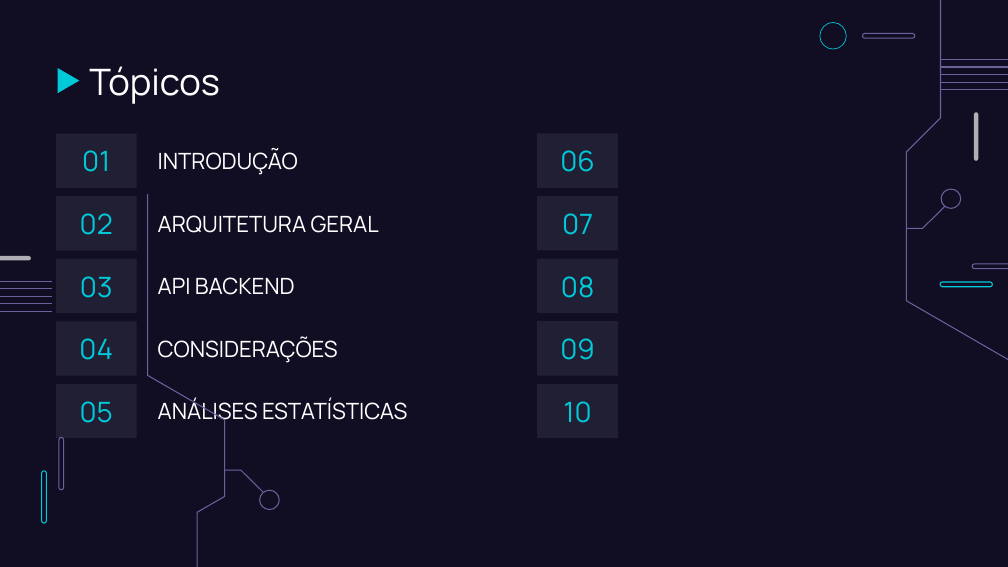
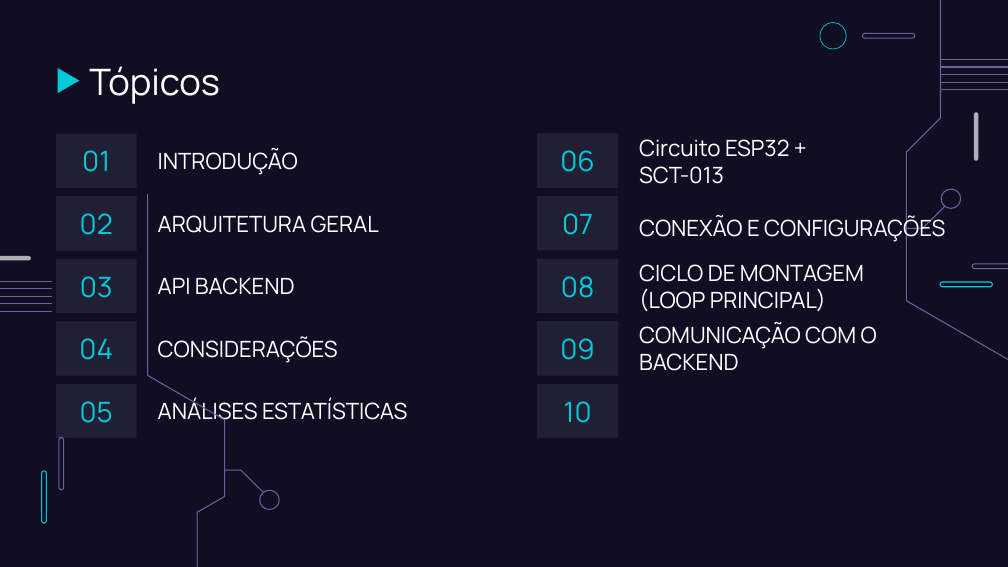
Before and after one commit to FatecFranca/DSM-G07-PI4-2025-2, a slide deck: slide 2 of monitor de energia eletrica.pptx. Drawn at 1008x567 pixels with LibreOffice and Linux fonts; fonts in the diff are those of the drawing. Boxes give left, top, right and bottom in pixels: in the first picture for what was removed or moved away, otherwise in the second. Text is boxed around its words. In the diff, an @@ line names an element or a change of style, - is before the commit and + after.

```diff
--- a/monitor de energia eletrica.pptx
+++ b/monitor de energia eletrica.pptx
@@ text added at (x1=639, y1=139, x2=789, y2=184), 16 pt, text #FFFFFF @@
+Circuito ESP32 + SCT-013
@@ text added at (x1=639, y1=216, x2=945, y2=243), 16 pt, text #FFFFFF @@
+CONEXÃO E CONFIGURAÇÕES
@@ text added at (x1=639, y1=264, x2=864, y2=311), 16 pt, text #FFFFFF @@
+CICLO DE MONTAGEM (LOOP PRINCIPAL)
@@ text added at (x1=639, y1=323, x2=877, y2=371), 16 pt, text #FFFFFF @@
+COMUNICAÇÃO COM O BACKEND
```
Also in this commit, not shown: 2 other slides changed, 4 slides added.
